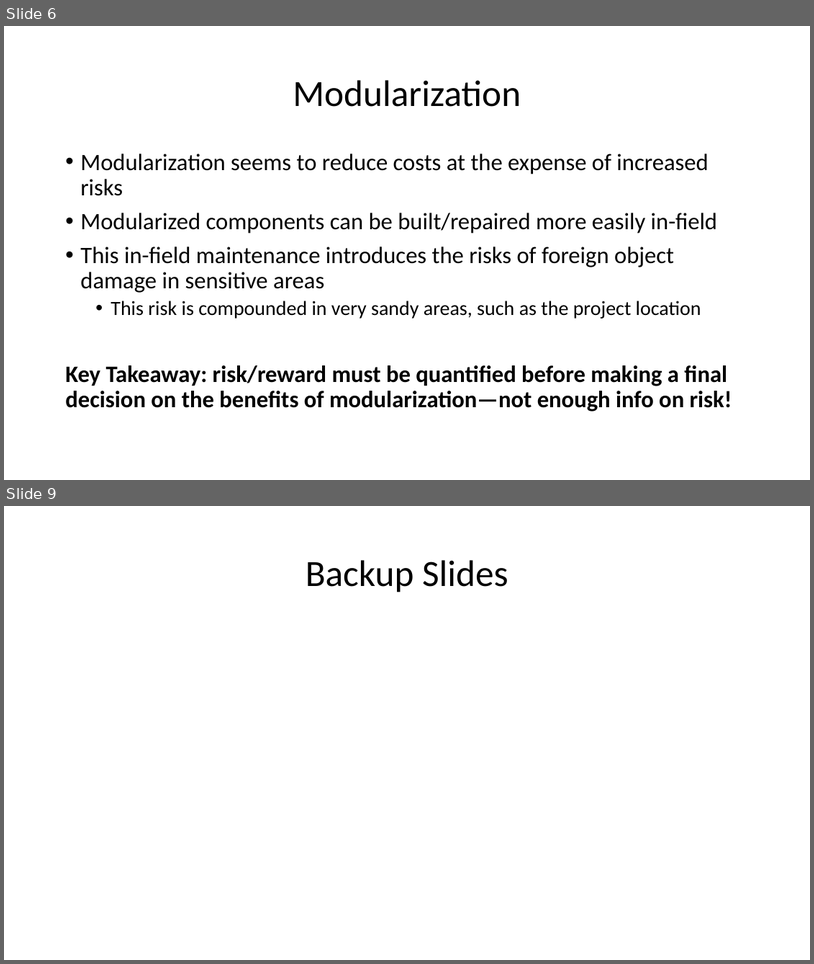
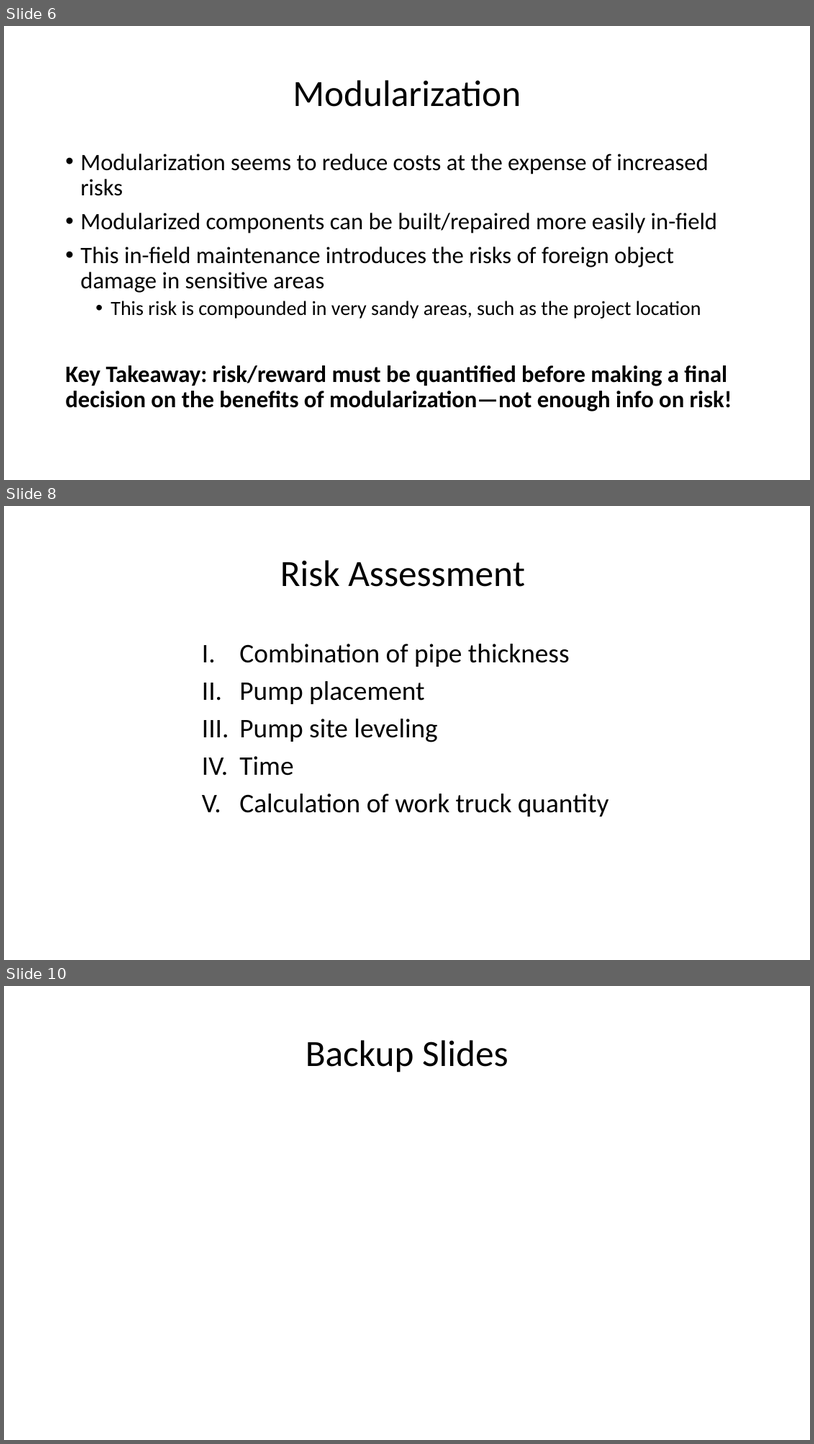
Before and after one commit to jamar1391/hello-world, a slide deck: dev/fluor/The AquaDucks/The AquaDucks Presentation.pptx. Shown one above the other, each under a label of ours: slides 6 and 9 before the commit, slides 6, 8 and 10 after it; the slides between them are not shown. The pictures are 814x964 and 814x1444 pixels, drawn with LibreOffice and Linux fonts; fonts in the diff are those of the drawing. Boxes give left, top, right and bottom in pixels: in the first picture for what was removed or moved away, otherwise in the second. Text is boxed around its words. In the diff, an @@ line names an element or a change of style, - is before the commit and + after.

```diff
--- a/dev/fluor/The AquaDucks/The AquaDucks Presentation.pptx
+++ b/dev/fluor/The AquaDucks/The AquaDucks Presentation.pptx
@@ slide 8 added at <box>4,506,810,960</box>, background #FFFFFF @@
@@ title added at <box>280,560,525,587</box>, 44 pt, text #000000 @@
+Risk Assessment
@@ text added at <box>239,644,609,816</box>, 32 pt, text #000000 @@
+I. Combination of pipe thickness
+II. Pump placement
+III. Pump site leveling
+IV. Time
+V. Calculation of work truck quantity
@@ what was slide 9 is now slide 10 @@
```
Also in this commit, not shown: 3 slides changed, 1 other slide added, 1 slide removed, 8 other files.
